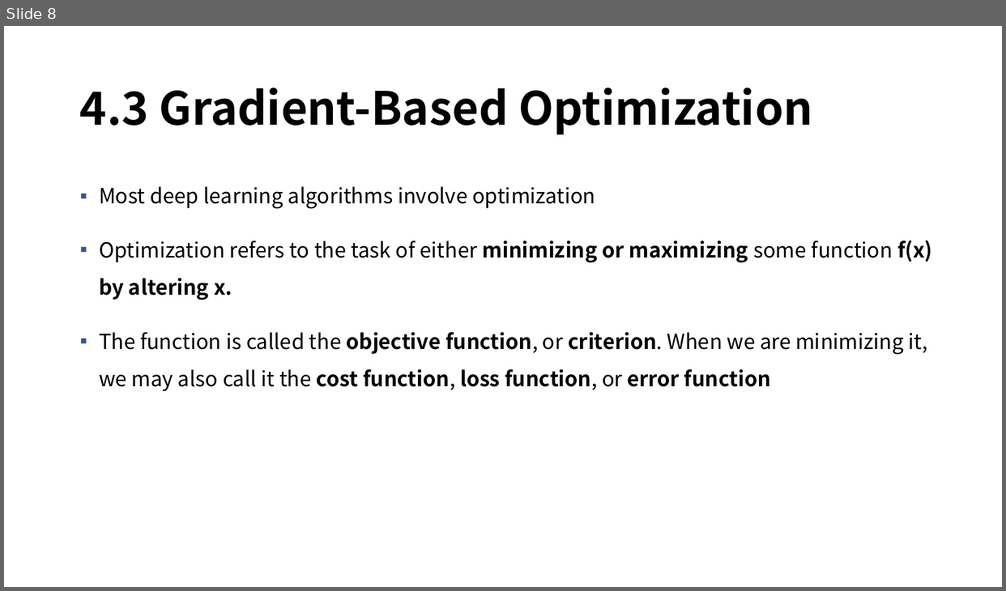
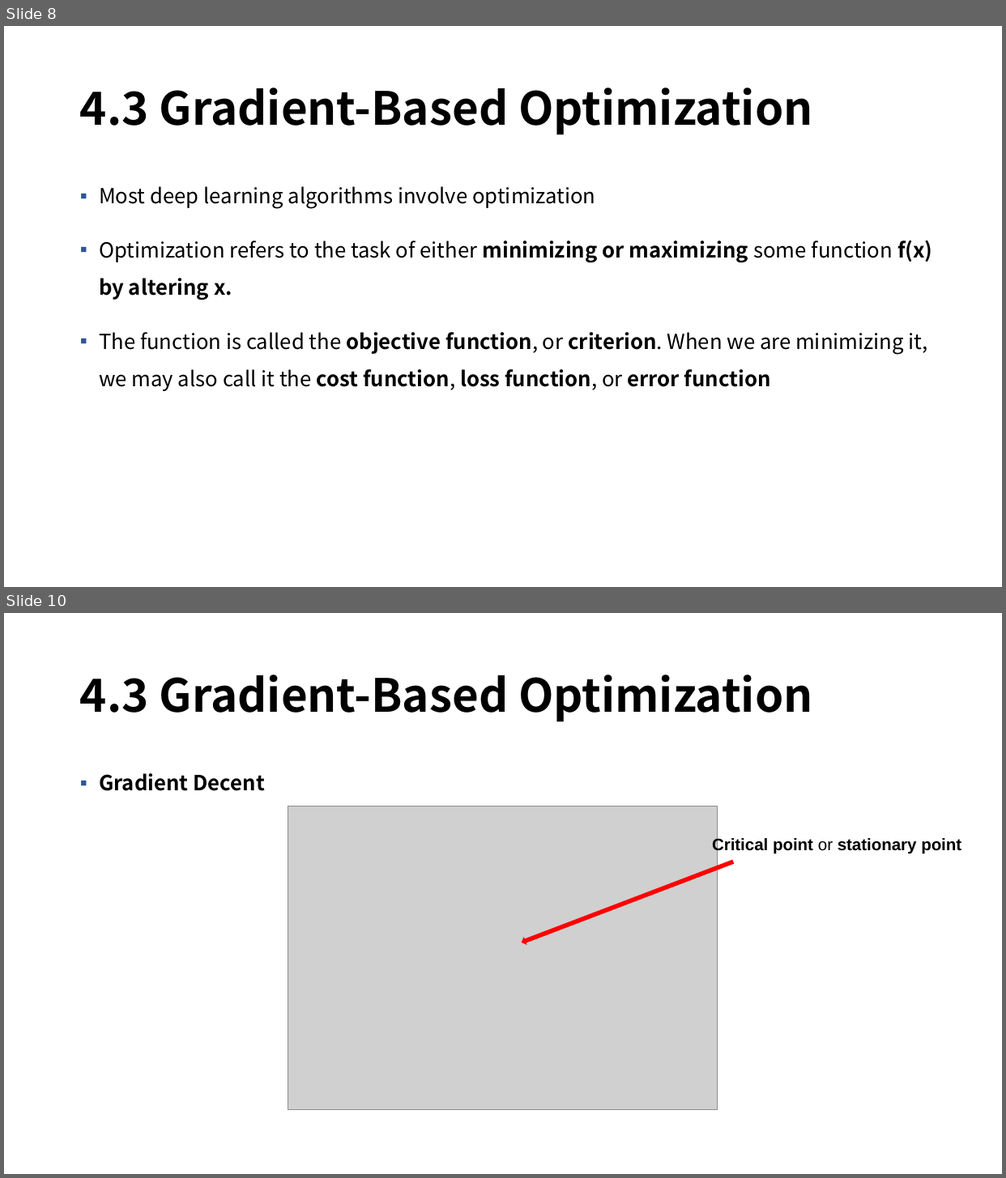
Before and after one commit to mmvv11/GraduateStudies, a slide deck: DeepLearningStudy/4. 수치해석.pptx. Shown one above the other, each under a label of ours: slide 8 before the commit, slides 8 and 10 after it; the slides between them are not shown. The pictures are 1006x591 and 1006x1178 pixels, drawn with LibreOffice and Linux fonts; fonts in the diff are those of the drawing; grey boxes stand for pictures; background and template pictures are left out. Boxes give left, top, right and bottom in pixels: in the first picture for what was removed or moved away, otherwise in the second. Text is boxed around its words. In the diff, an @@ line names an element or a change of style, - is before the commit and + after.

```diff
--- a/DeepLearningStudy/4. 수치해석.pptx
+++ b/DeepLearningStudy/4. 수치해석.pptx
@@ slide 10 added at (4,613,1002,1174), background picture (left out) @@
@@ title added at (80,675,812,722), 44 pt, text #000000, bold @@
+4.3 Gradient-Based Optimization
@@ text added at (99,773,265,791), 20 pt, text #000000, bold @@
+▪ Gradient Decent
@@ picture added at (288,806,718,1110) @@
@@ text added at (712,837,961,854), 16 pt, text #000000, bold @@
+Critical point or stationary point
@@ right arrow added at (520,858,735,948), fill #FF0000 @@
```
Also in this commit, not shown: 3 slides changed, 6 other slides added, 30 other files.
